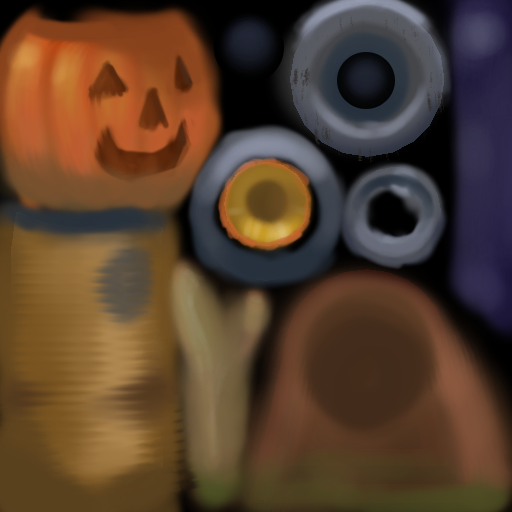
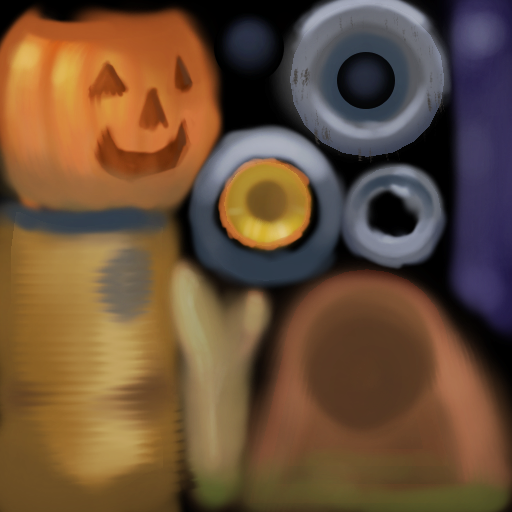
Layer changes from the first 512 x 512 image to the second:
added layer "Paint Layer 1" (overlay) above "painties" over 0, 0, 512, 512
